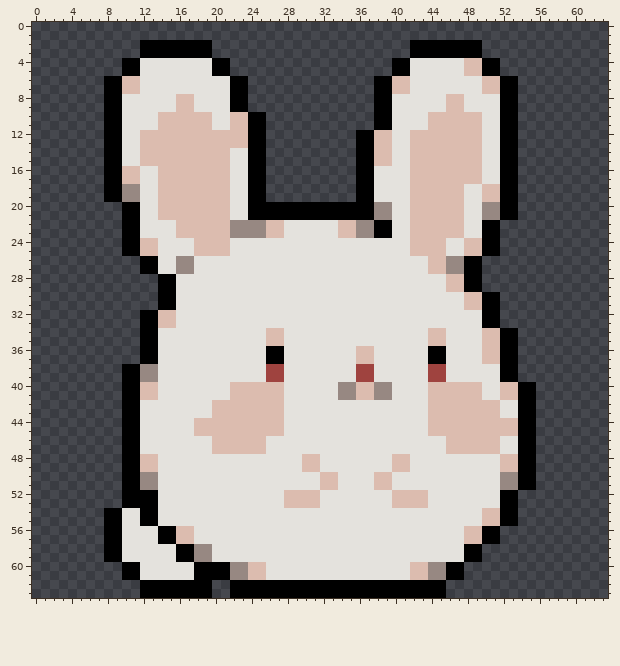
Edited in one commit: pixel-art sprite (sprites/spr_bunny/layers/15dc8faa-7471-4b1c-bfe8-d942341e7ce0/58179136-eb66-4a10-ac96-9adf216e0b53.png). The first picture shows the starting point.
The file is 64x64 pixels.
New version:
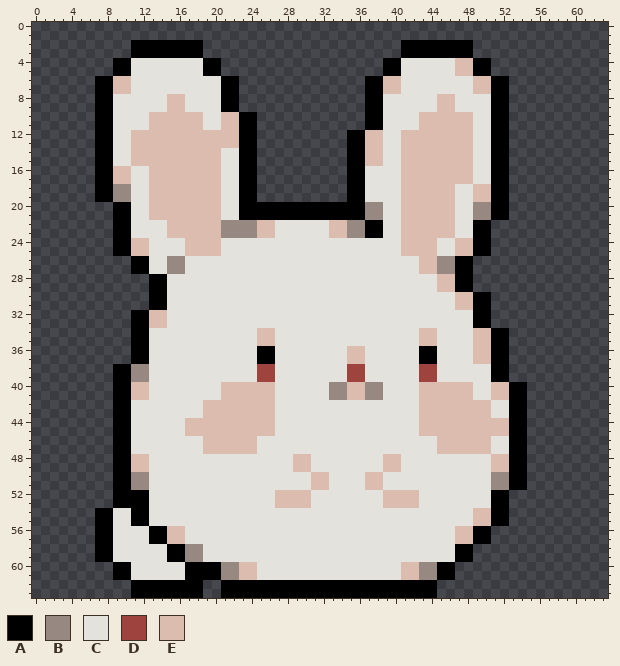
Palette (. is transparent): A #000000  B #978882  C #e4e2dd  D #9f433f  E #dcbcaf
Diff:
Changed rows in their new state; - is an unchanged pixel.
first column x 7:
 2 ----A-------.---------------------A-------.------
 3 ----A-------.---------------------A-------.------
 4 --A-C-------A-.-----------------A-C-----E-A-.----
 5 --A-C-------A-.-----------------A-C-----E-A-.----
 6 A-E-C---------A-.-------------A-E-C-------E-A-.--
 7 A-E-C---------A-.-------------A-E-C-------E-A-.--
 8 A-C-----E-C---A-.-------------A-C-----E-C---A-.--
 9 A-C-----E-C---A-.-------------A-C-----E-C---A-.--
10 A-C---E-----C-E-A-.-----------A-C---E-----C-A-.--
11 A-C---E-----C-E-A-.-----------A-C---E-----C-A-.--
12 A-C-E-----------A-.---------A-E-C-E-------C-A-.--
13 A-C-E-----------A-.---------A-E-C-E-------C-A-.--
14 A-C-E---------C-A-.---------A-E-C-E-------C-A-.--
15 A-C-E---------C-A-.---------A-E-C-E-------C-A-.--
16 A-E-C-E-------C-A-.---------A-C---E-------C-A-.--
17 A-E-C-E-------C-A-.---------A-C---E-------C-A-.--
18 A-B-C-E-------C-A-.---------A-C---E-----C-E-A-.--
19 A-B-C-E-------C-A-.---------A-C---E-----C-E-A-.--
20 --A-C-E-------C-A-------------B-C-E-----C-B-A-.--
21 --A-C-E-------C-A-------------B-C-E-----C-B-A-.--
22 --A-C---E-----B---E-C-----E-B-A-C-E-----C-A-.----
23 --A-C---E-----B---E-C-----E-B-A-C-E-----C-A-.----
24 --A-E-C---E---C-------------------E---C-E-A-.----
25 --A-E-C---E---C-------------------E---C-E-A-.----
26 ----A-C-B-C-------------------------E-B-A-.------
27 ----A-C-B-C-------------------------E-B-A-.------
28 ------A-C-----------------------------E-A-.------
29 ------A-C-----------------------------E-A-.------
30 ------A-C-------------------------------E-A-.----
31 ------A-C-------------------------------E-A-.----
32 ----A-E-C---------------------------------A-.----
33 ----A-E-C---------------------------------A-.----
34 ----A-C-----------E-C---------------E-C---E-A-.--
35 ----A-C-----------E-C---------------E-C---E-A-.--
36 ----A-C-----------A-C-------E-C-----A-C---E-A-.--
37 ----A-C-----------A-C-------E-C-----A-C---E-A-.--
38 --A-B-C-----------D-C-------D-C-----D-C-----A-.--
39 --A-B-C-----------D-C-------D-C-----D-C-----A-.--
40 --A-E-C-------E-----C-----B-E-B-C---E-----C-E-A-.
41 --A-E-C-------E-----C-----B-E-B-C---E-----C-E-A-.
42 --A-C-------E-------C---------------E-------C-A-.
43 --A-C-------E-------C---------------E-------C-A-.
44 --A-C-----E---------C---------------E---------A-.
45 --A-C-----E---------C---------------E---------A-.
46 --A-C-------E-----C-------------------E-----C-A-.
47 --A-C-------E-----C-------------------E-----C-A-.
48 --A-E-C---------------E-C-------E-C---------E-A-.
49 --A-E-C---------------E-C-------E-C---------E-A-.
50 --A-B-C-----------------E-C---E-C-----------B-A-.
51 --A-B-C-----------------E-C---E-C-----------B-A-.
52 --A---C-------------E---C-------E---C-------A-.--
53 --A---C-------------E---C-------E---C-------A-.--
54 A-C-A-C-----------------------------------E-A-.--
55 A-C-A-C-----------------------------------E-A-.--
56 A-C---A-E-C-----------------------------E-A-.----
57 A-C---A-E-C-----------------------------E-A-.----
58 A-C-----A-B-C---------------------------A-.------
59 A-C-----A-B-C---------------------------A-.------
60 --A-C-----A---B-E-C---------------E-B-A-.--------
61 --A-C-----A---B-E-C---------------E-B-A-.--------
62 ----A-------.-A-----------------------.----------
63 ----A-------.-A-----------------------.----------
Changed places in both pictures, as pixel boxes (x1, y1, x2, y2):
changed: (95, 40, 536, 598)
